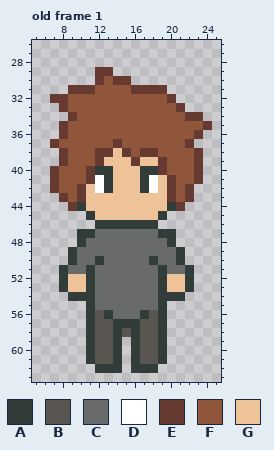
Pixel-art file -- characters.aseprite. The picture above was drawn from the file before the commit.
32x64 pixels, 2 frames. Shown: old frame 1: x 5..25, y 26..63. The commit also changed other frames, which this record leaves out.
Palette (. is transparent): A #323c39  B #595652  C #696a6a  D #ffffff  E #663931  F #8f563b  G #eec39a
After the commit:
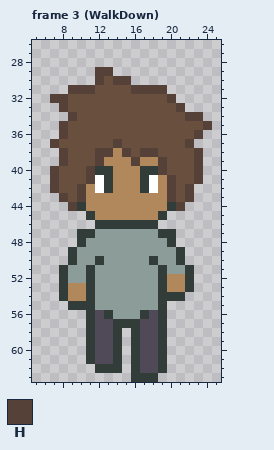
Colours new in this view: H #554137
A new or re-ordered frame is compared with the old frame closest to it.
The edit:
frames 2 -> 25
layer "Body/pants" added
layer "Shirt" added
layer "Skin" added
layer "Hair Style 2" added
layer "Layer 1" removed
@@ palette @@
-B #595652
+B #504a58
-C #696a6a
+C #8b9c99
-F #8f563b
+F #694f3d
-G #eec39a
+G #b0885c
--- frame 3 (WalkDown) is new; against old frame 1
@@ x 5..25 @@
 28 .....................
-29 .......EE............
-30 .......EFEE..........
-31 ....EEEFFFFEEEE......
-32 ..EEFFFFFFFFFFFE.....
-33 ...EFFFFFFFFFFFFE....
-34 ....EFFFFFFFFFFFFEE..
-35 ...EFFFFFFFFFFFFFFFE.
-36 ...EFFFFFFFFFFFFFFE..
-37 ..EFFFFFFEFFFFFFFE...
-38 ...EFFFEEGEFEEFFFFE..
-39 ...EFFFEGGGEGGEFFFE..
-40 ..EFFFEAAGGGAAEFFFE..
-41 ..EFFFEDAGGGADGEFFE..
-42 ..EFFEGDAGGGADGEFE...
-43 ...EFEGGGGGGGGGEFE...
-44 ....EAGGGGGGGGGAE....
+29 .......HH............
+30 .......HFHH..........
+31 ....HHHFFFFHHHH......
+32 ..HHFFFFFFFFFFFH.....
+33 ...HFFFFFFFFFFFFH....
+34 ....HFFFFFFFFFFFFHH..
+35 ...HFFFFFFFFFFFFFFFH.
+36 ...HFFFFFFFFFFFFFFH..
+37 ..HFFFFFFHFFFFFFFH...
+38 ...HFFFHHGHFHHFFFFH..
+39 ...HFFFHGGGHGGHFFFH..
+40 ..HFFFHAAGGGAAHFFFH..
+41 ..HFFFHDAGGGADGHFFH..
+42 ..HFFHGDAGGGADGHFH...
+43 ...HFHGGGGGGGGGHFH...
+44 ....HAGGGGGGGGGAH....
 45 ......AGGGGGGGA......
@@ x 6..17 @@
 51 ..ACCACCCCCC
-52 ..AGGACCCCCC
+52 ..ACCACCCCCC
 53 ..AGGACCCCCC
-54 ...AAACCCCCC
-55 .....ACCCCCC
+54 ..AGGACCCCCC
+55 ...AAACCCCCC
 56 .....ABACCCA
 57 .....ABBAAAB
-58 .....ABBABAB
+58 .....ABBA.AB
 59 .....ABBA.AB
@@ x 14..21 @@
 61 A.ABBA..
-62 A.AAA...
-63 ........
+62 A.ABBA..
+63 ..AAA...
